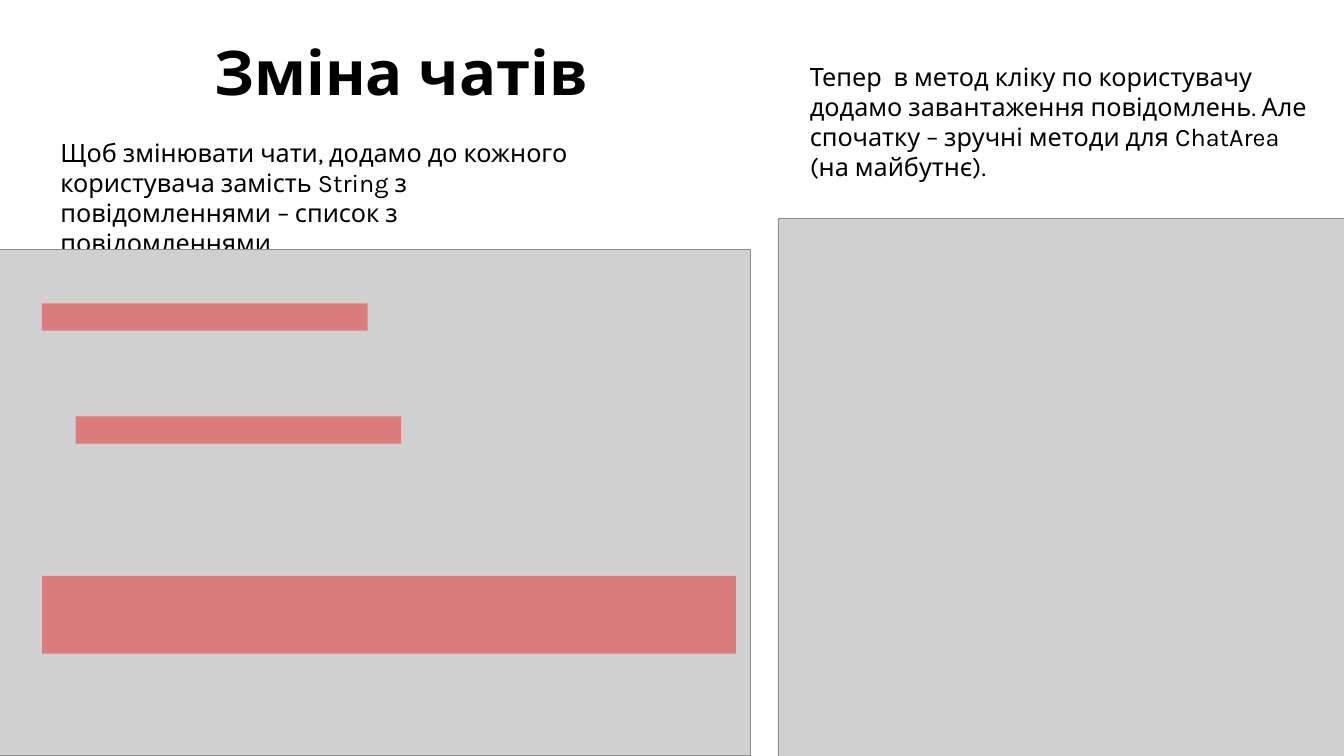
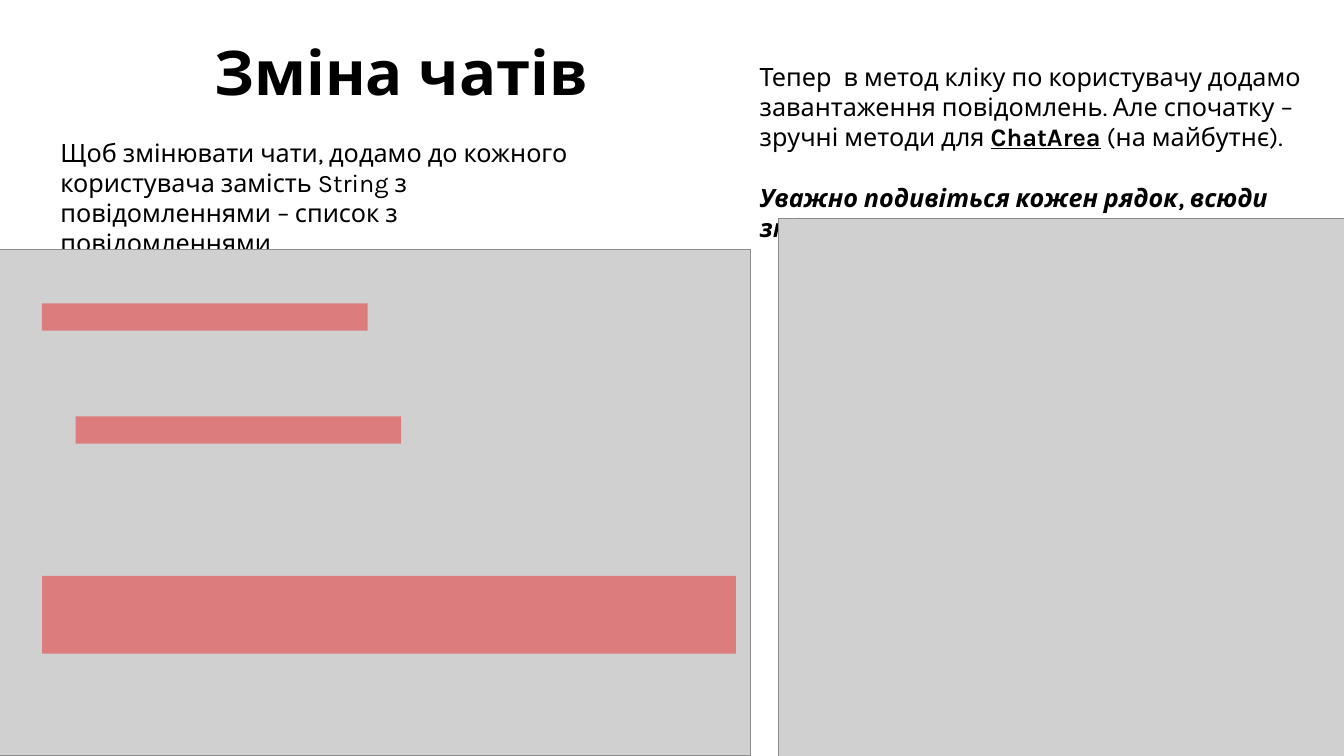
Before and after one commit to Archasmiel/CoolMessenger-JavaFX, a slide deck: slide 8 of lesson3/Lesson3.pptx. Drawn at 1344x756 pixels with LibreOffice and Linux fonts; fonts in the diff are those of the drawing; grey boxes stand for pictures. Boxes give left, top, right and bottom in pixels: in the first picture for what was removed or moved away, otherwise in the second. Text is boxed around its words. In the diff, an @@ line names an element or a change of style, - is before the commit and + after.

Commit message:
Lesson 3 (part 2)
Different chats
Chat bubbles
MenuBar, actions
Second project with server
Server UI .fxml

```diff
--- a/lesson3/Lesson3.pptx
+++ b/lesson3/Lesson3.pptx
@@ text "Тепер в метод кліку по ...": place and size @@
-text "Тепер в метод кліку по ..." at bbox=[810, 68, 1307, 219]
+text "Тепер в метод кліку по ..." at bbox=[760, 68, 1301, 213]
@@ text at bbox=[760, 68, 1301, 152]: bold on, underline on in "ChatArea" @@
@@ text at bbox=[760, 187, 1268, 213]: text changed; bold on; italic on @@
-Уважно подивіться кожен рядок!
+Уважно подивіться кожен рядок, всюди зміни!
```
Also in this commit, not shown: 13 other slides changed, 32 other files.
